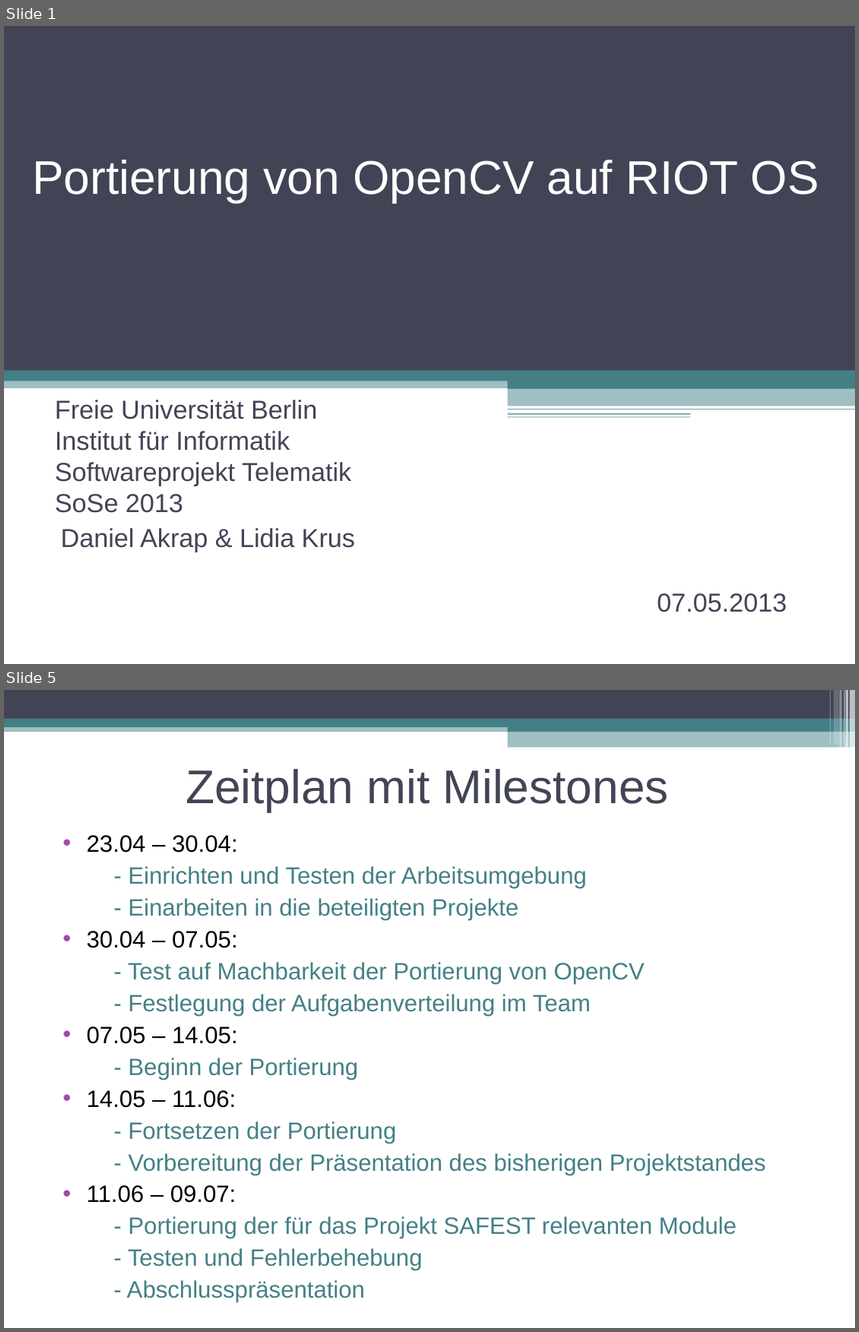
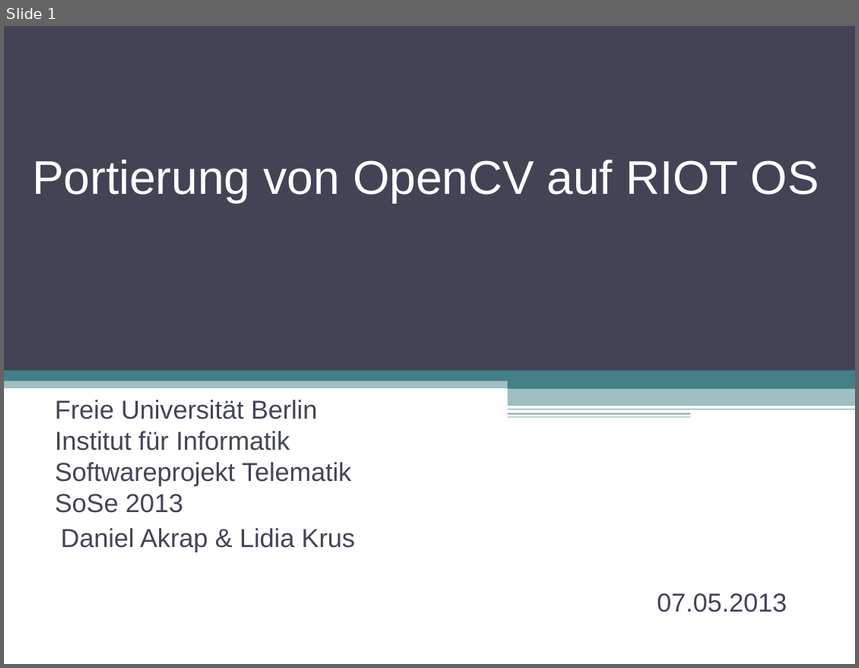
Before and after one commit to swp2013riot/riot-opencv-port, a slide deck: doc/slides/intro_presentation.odp. Shown one above the other, each under a label of ours: slides 1 and 5 before the commit, slide 1 after it; the slides between them are not shown. The pictures are 859x1332 and 859x668 pixels, drawn with LibreOffice and Linux fonts; fonts in the diff are those of the drawing. Boxes give left, top, right and bottom in pixels: in the first picture for what was removed or moved away, otherwise in the second. Text is boxed around its words. In the diff, an @@ line names an element or a change of style, - is before the commit and + after.

```diff
--- a/doc/slides/intro_presentation.odp
+++ b/doc/slides/intro_presentation.odp
@@ slide 5 removed at (x1=4, y1=690, x2=855, y2=1328), background #FFFFFF @@
@@ rectangle removed at (x1=4, y1=690, x2=855, y2=719) @@
@@ rectangle removed at (x1=829, y1=690, x2=831, y2=745) @@
@@ rectangle removed at (x1=834, y1=690, x2=839, y2=745) @@
@@ rectangle removed at (x1=840, y1=690, x2=842, y2=748) @@
@@ rectangle removed at (x1=844, y1=690, x2=845, y2=748) @@
@@ rectangle removed at (x1=846, y1=690, x2=848, y2=748) @@
@@ rectangle removed at (x1=850, y1=690, x2=855, y2=748) @@
@@ rectangle removed at (x1=4, y1=724, x2=855, y2=732) @@
@@ rectangle removed at (x1=4, y1=719, x2=855, y2=727) @@
@@ rectangle removed at (x1=508, y1=723, x2=855, y2=732) @@
@@ rectangle removed at (x1=508, y1=731, x2=855, y2=748) @@
@@ title removed at (x1=186, y1=769, x2=669, y2=812) @@
-Zeitplan mit Milestones
@@ text removed at (x1=87, y1=835, x2=766, y2=1303) @@
-• 23.04 – 30.04:
-  - Einrichten und Testen der Arbeitsumgebung
-  - Einarbeiten in die beteiligten Projekte
-• 30.04 – 07.05:
-  - Test auf Machbarkeit der Portierung von OpenCV
-  - Festlegung der Aufgabenverteilung im Team
-• 07.05 – 14.05:
-  - Beginn der Portierung
-• 14.05 – 11.06:
-  - Fortsetzen der Portierung
-  - Vorbereitung der Präsentation des bisherigen Projektstandes
-• 11.06 – 09.07:
-  - Portierung der für das Projekt SAFEST relevanten Module
-  - Testen und Fehlerbehebung
-  - Abschlusspräsentation
```
Also in this commit, not shown: 2 slides changed, 8 slides added, 2 other slides removed, 2 other files.
